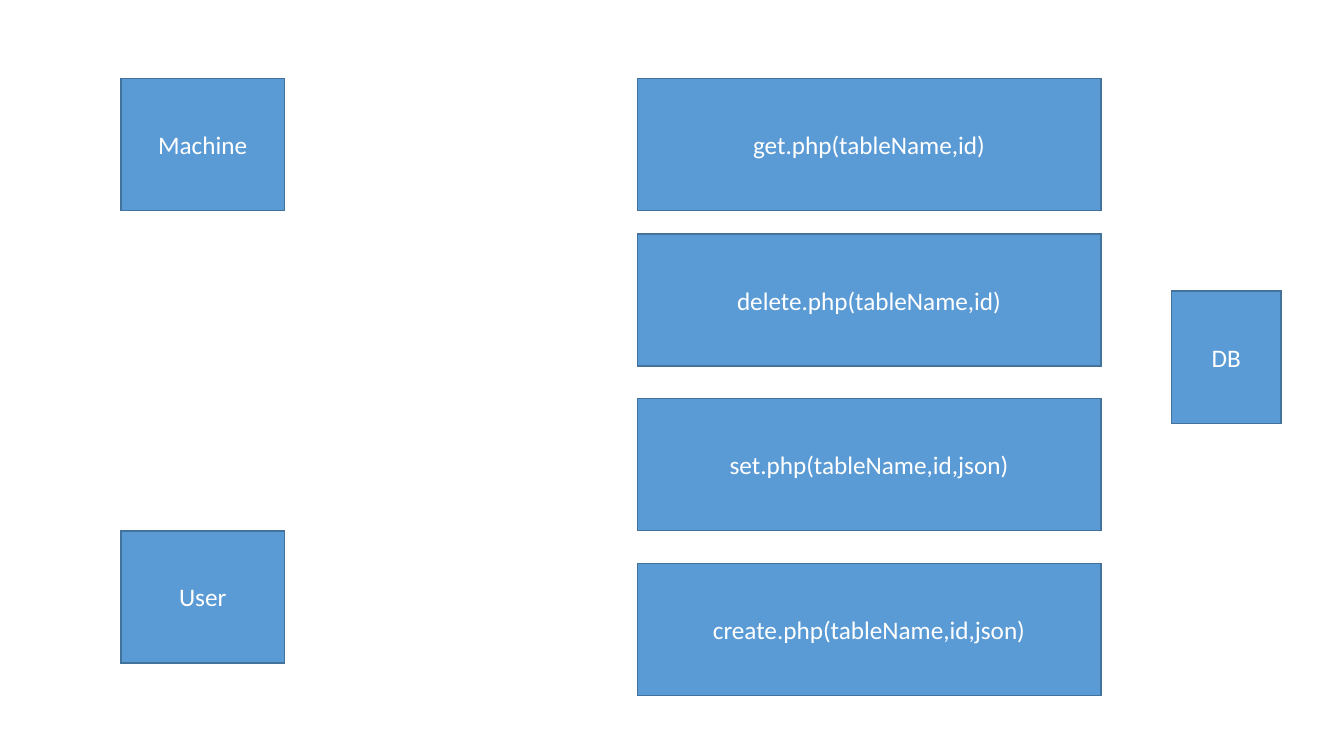
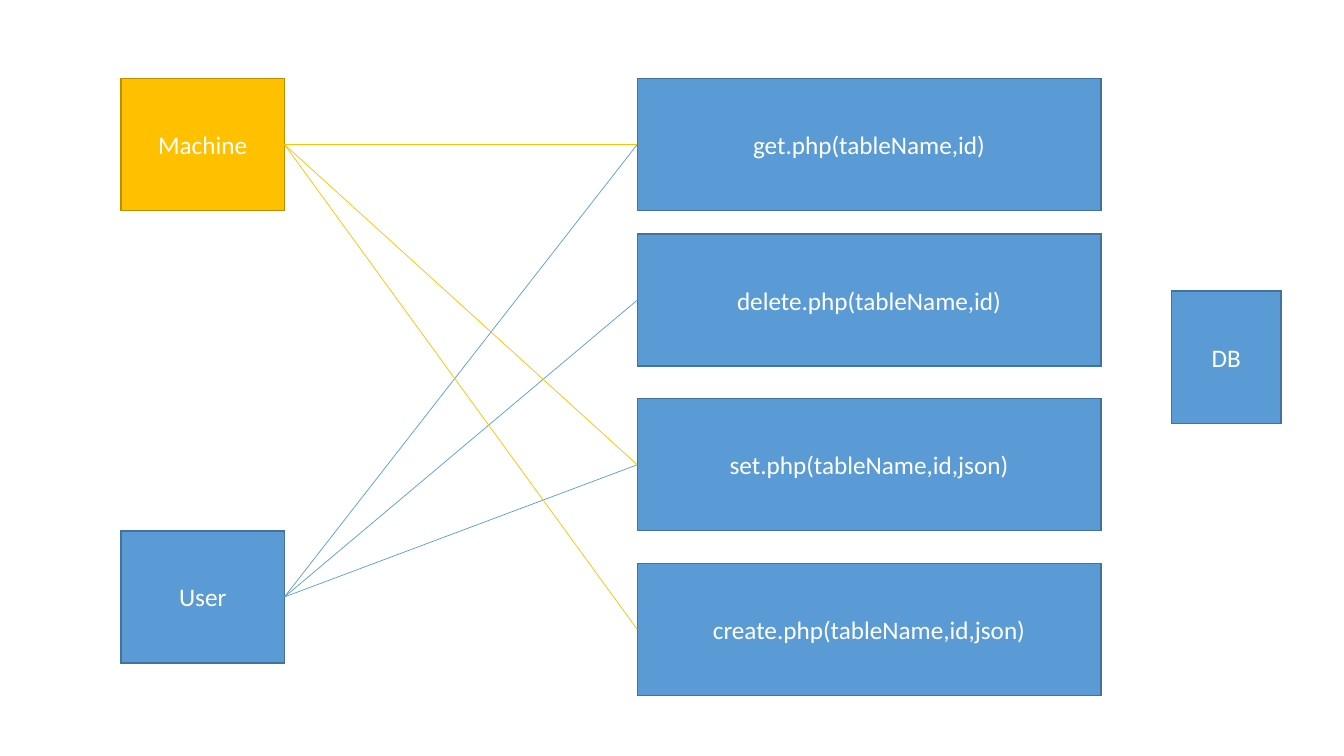
Before and after one commit to dechros/solarCleanerWeb, a slide deck: slide 2 of design/DB.pptx. Drawn at 1344x756 pixels with LibreOffice and Linux fonts; fonts in the diff are those of the drawing. Boxes give left, top, right and bottom in pixels: in the first picture for what was removed or moved away, otherwise in the second. Text is boxed around its words. In the diff, an @@ line names an element or a change of style, - is before the commit and + after.

```diff
--- a/design/DB.pptx
+++ b/design/DB.pptx
@@ rectangle "Machine" at (x1=121, y1=79, x2=284, y2=211): fill #5B9BD5 to #FFC000; outline #43739E 1 pt to #BD8E00 1 pt @@
@@ line added from (284, 597) to (637, 144), #5B9BD5 0.5 pt @@
@@ line added from (637, 629) to (284, 144), #FFC000 0.5 pt @@
@@ line added from (637, 465) to (284, 144), #FFC000 0.5 pt @@
@@ line added from (637, 144) to (284, 144), #FFC000 0.5 pt @@
@@ line added from (284, 597) to (637, 300), #5B9BD5 0.5 pt @@
@@ line added from (284, 597) to (637, 465), #5B9BD5 0.5 pt @@
```
Also in this commit, not shown: 1 other slide changed, 8 other files.
